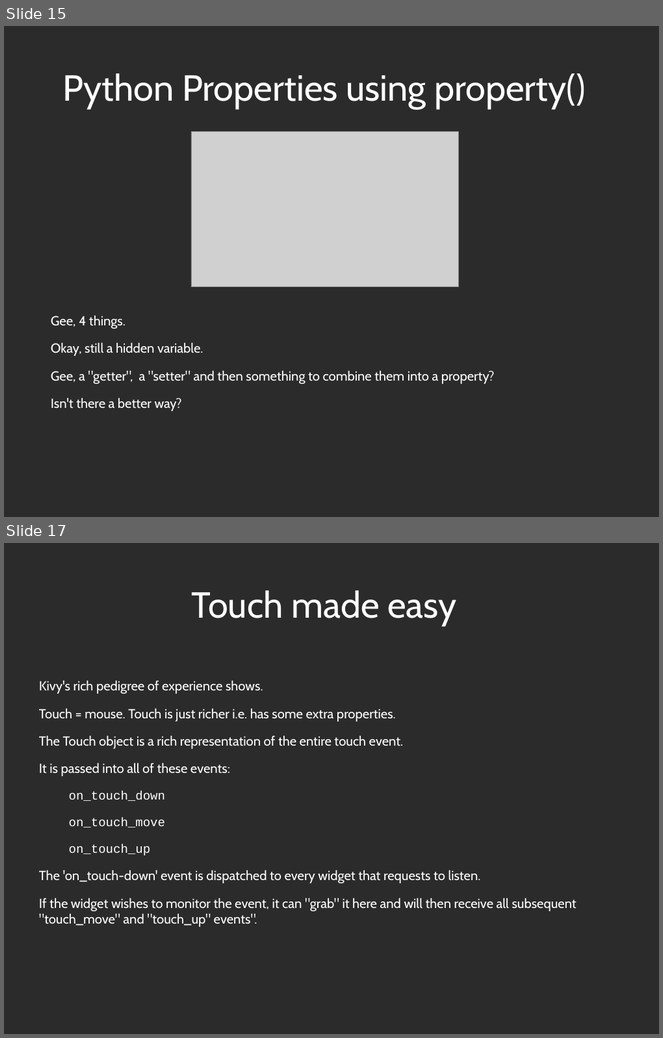
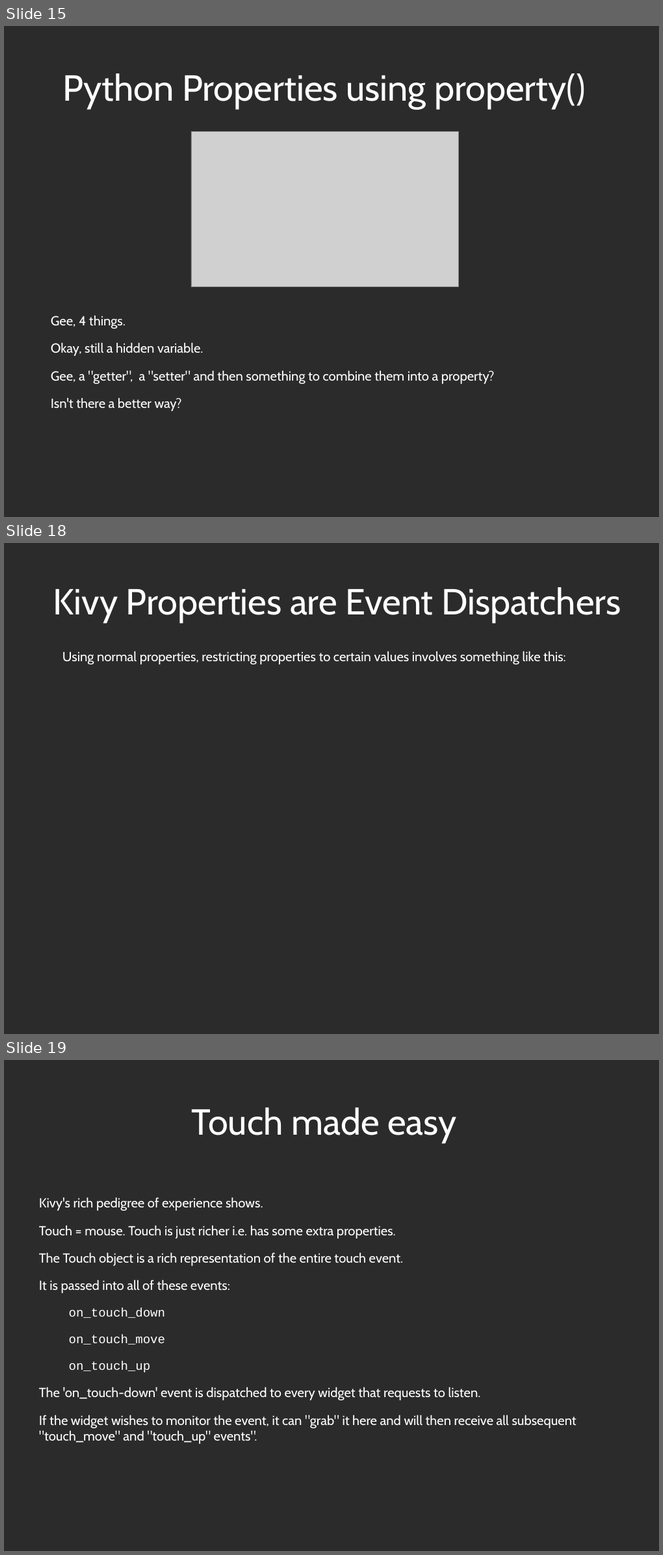
Before and after one commit to Zen-CODE/kivybits, a slide deck: PyCon/ZA 2013/PyCon.odp. Shown one above the other, each under a label of ours: slides 15 and 17 before the commit, slides 15, 18 and 19 after it; the slides between them are not shown. The pictures are 663x1038 and 663x1555 pixels, drawn with LibreOffice and Linux fonts; fonts in the diff are those of the drawing; grey boxes stand for pictures; background and template pictures are left out; a plain dark background stands for a picture behind light text. Boxes give left, top, right and bottom in pixels: in the first picture for what was removed or moved away, otherwise in the second. Text is boxed around its words. In the diff, an @@ line names an element or a change of style, - is before the commit and + after.

```diff
--- a/PyCon/ZA 2013/PyCon.odp
+++ b/PyCon/ZA 2013/PyCon.odp
@@ slide 18 added at [4, 543, 659, 1034], background picture (left out) @@
@@ title added at [53, 587, 622, 623], 44 pt, text #FFFFFF @@
+Kivy Properties are Event Dispatchers
@@ text added at [62, 651, 566, 665], 16 pt, text #FFFFFF @@
+Using normal properties, restricting properties to certain values involves something like this:
@@ what was slide 17 is now slide 19 @@
```
Also in this commit, not shown: 1 slide changed, 1 other slide added, 2 other files.
